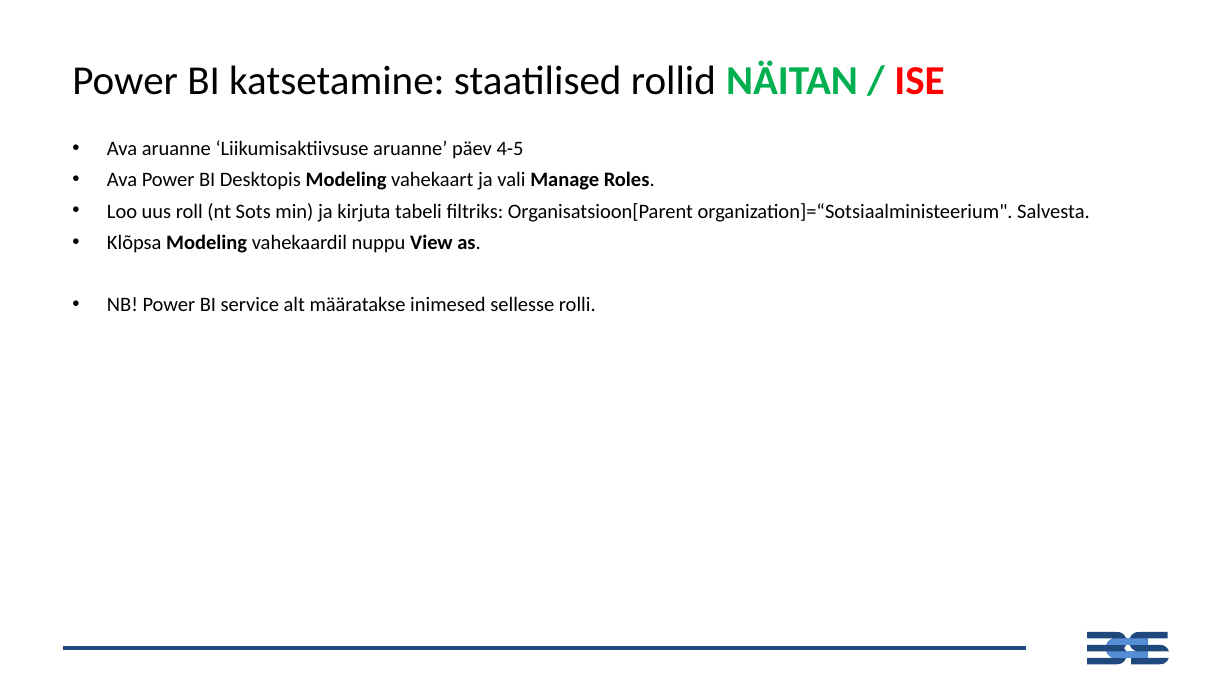
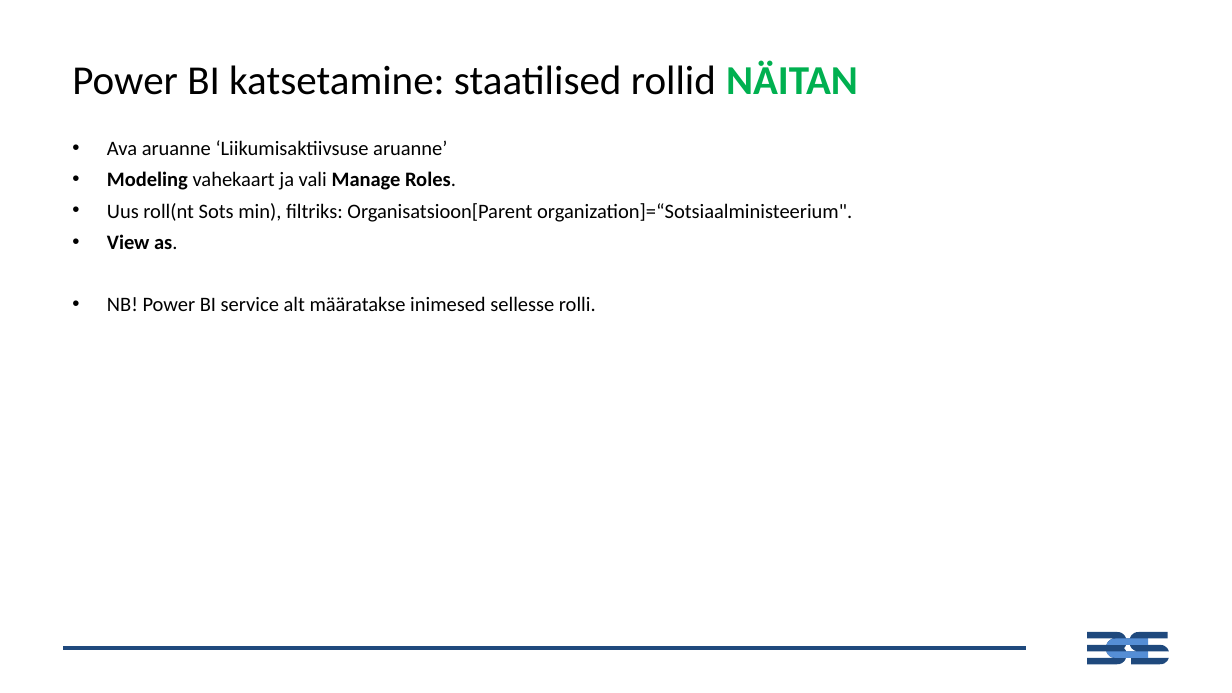
Before and after one commit to emilieabel/andmetarkus, a slide deck: slide 25 of Materjalid/Day9 Andmekorraldus Dim Fakt/9-paev-andmetarkus-esitlus.pptx (slide 23 before the commit). Drawn at 1232x693 pixels with LibreOffice and Linux fonts; fonts in the diff are those of the drawing. Boxes give left, top, right and bottom in pixels: in the first picture for what was removed or moved away, otherwise in the second. Text is boxed around its words. In the diff, an @@ line names an element or a change of style, - is before the commit and + after.

```diff
--- a/Materjalid/Day9 Andmekorraldus Dim Fakt/9-paev-andmetarkus-esitlus.pptx
+++ b/Materjalid/Day9 Andmekorraldus Dim Fakt/9-paev-andmetarkus-esitlus.pptx
@@ title at (x1=72, y1=60, x2=858, y2=95): text changed @@
-Power BI katsetamine: staatilised rollid NÄITAN / ISE
+Power BI katsetamine: staatilised rollid NÄITAN
@@ text at (x1=107, y1=140, x2=852, y2=249): text changed @@
-• Ava aruanne ‘Liikumisaktiivsuse aruanne’ päev 4-5
-• Ava Power BI Desktopis Modeling vahekaart ja vali Manage Roles.
-• Loo uus roll (nt Sots min) ja kirjuta tabeli filtriks: Organisatsioon[Parent organization]=“Sotsiaalministeerium". Salvesta.
-• Klõpsa Modeling vahekaardil nuppu View as.
+• Ava aruanne ‘Liikumisaktiivsuse aruanne’
+• Modeling vahekaart ja vali Manage Roles.
+• Uus roll(nt Sots min), filtriks: Organisatsioon[Parent organization]=“Sotsiaalministeerium".
+• View as.
```
Also in this commit, not shown: 6 other slides changed, 3 slides added, 1 other file.
